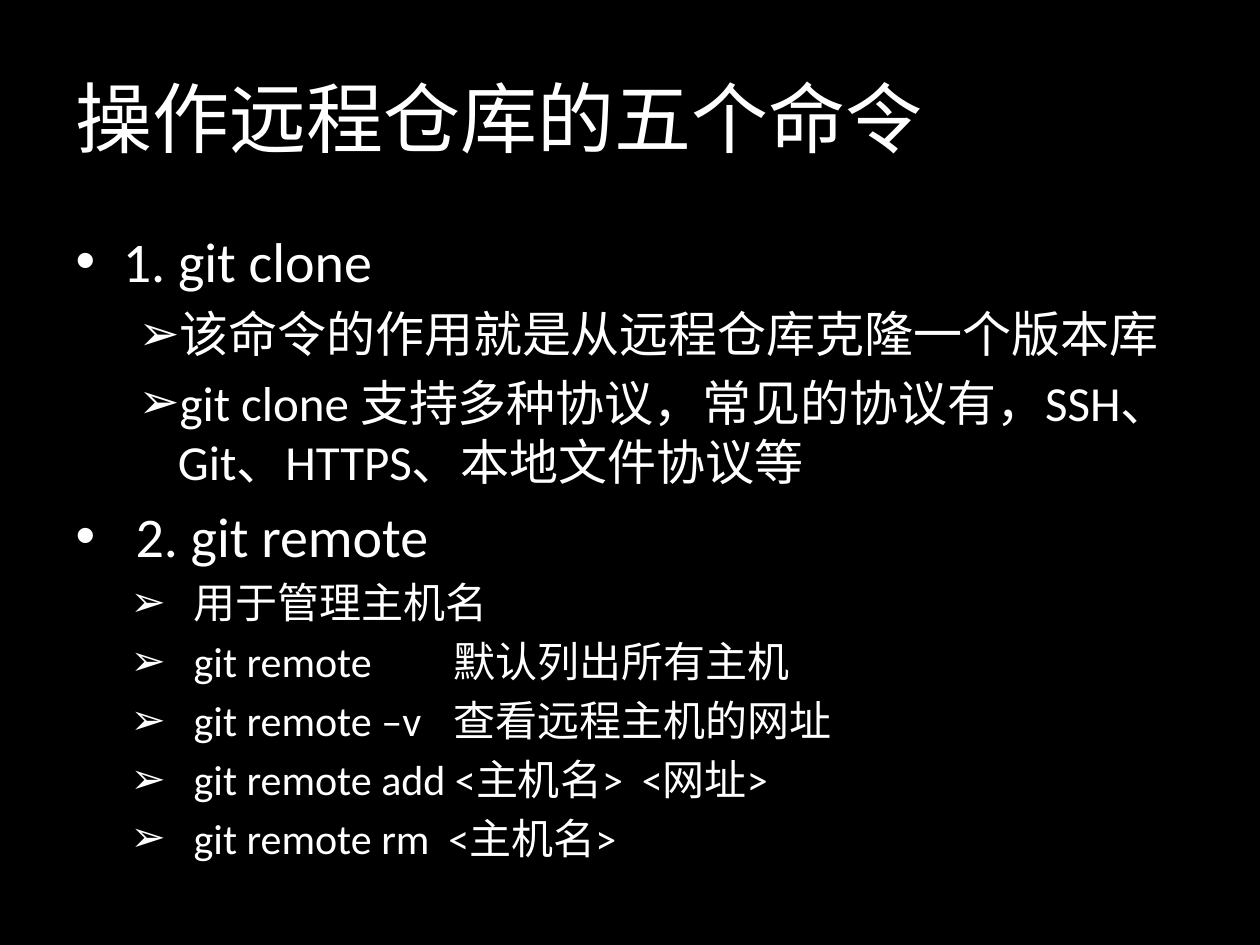
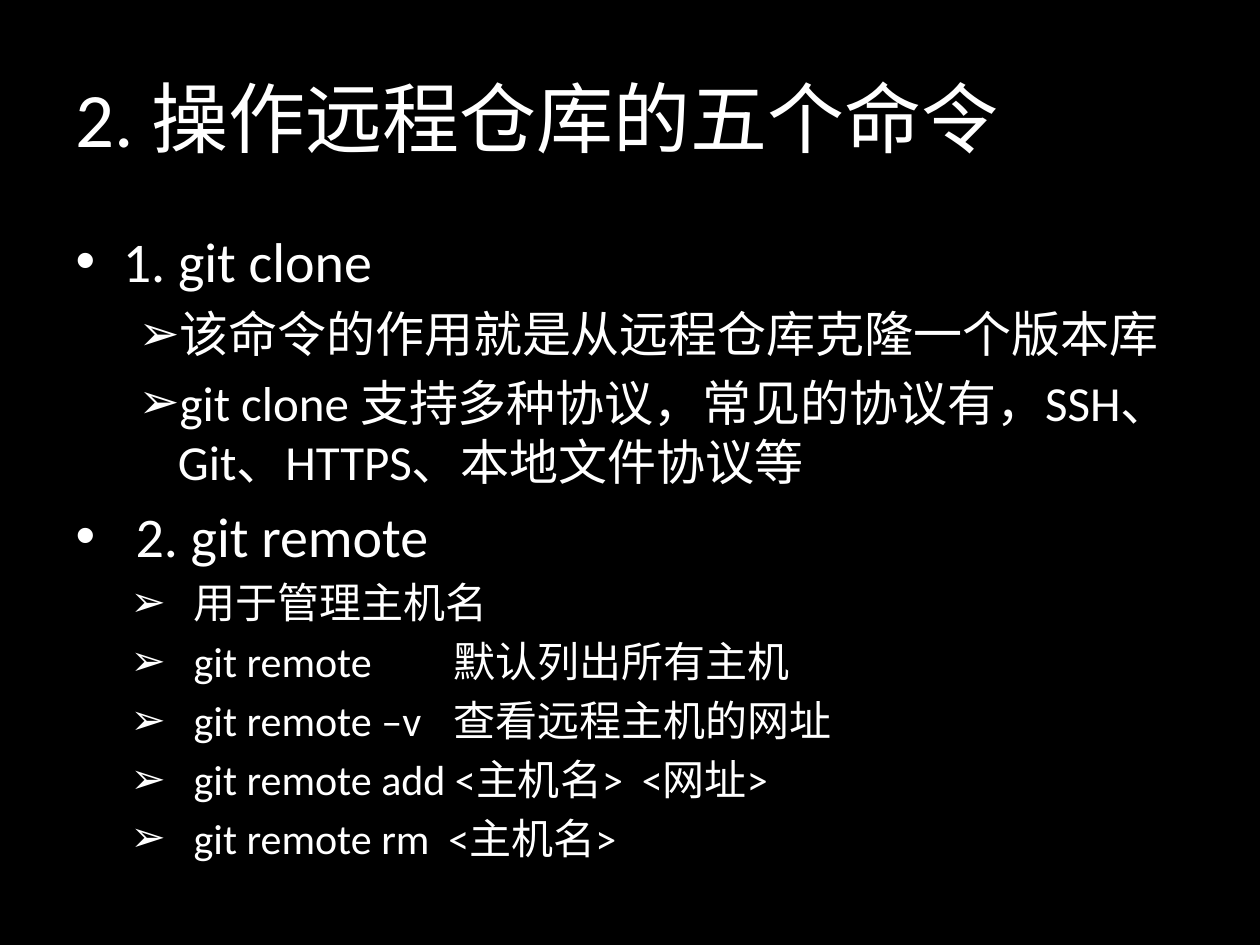
Before and after one commit to sontekliu/git-book, a slide deck: slide 33 of Git.pptx. Drawn at 1260x945 pixels with LibreOffice and Linux fonts; fonts in the diff are those of the drawing. Boxes give left, top, right and bottom in pixels: in the first picture for what was removed or moved away, otherwise in the second. Text is boxed around its words. In the diff, an @@ line names an element or a change of style, - is before the commit and + after.

```diff
--- a/Git.pptx
+++ b/Git.pptx
@@ title at <box>76,81,999,154</box>: text changed @@
-操作远程仓库的五个命令
+2. 操作远程仓库的五个命令
```
Also in this commit, not shown: 18 other slides changed.
